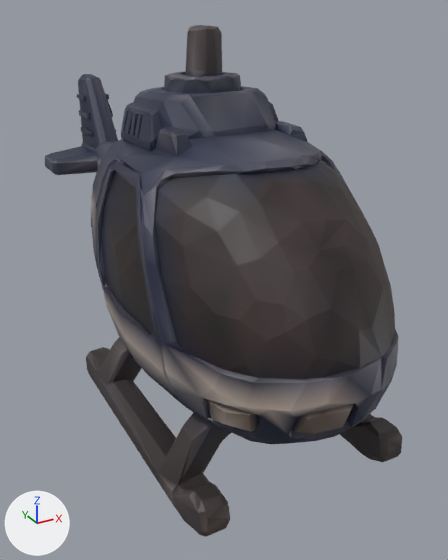
The glTF model public/models/prop_heli.glb: old version first, new version second.
Rendered twice from a 50 mm lens placed at (-4.42, -9.77, 6.54), pointed at (0.5, -0.82, 2.07). Lighting does not change. The marker at lower left points along +X, +Y and +Z. The picture after the commit comes second. Where no turn or scale is listed for an object, it has been applied to the vertices.
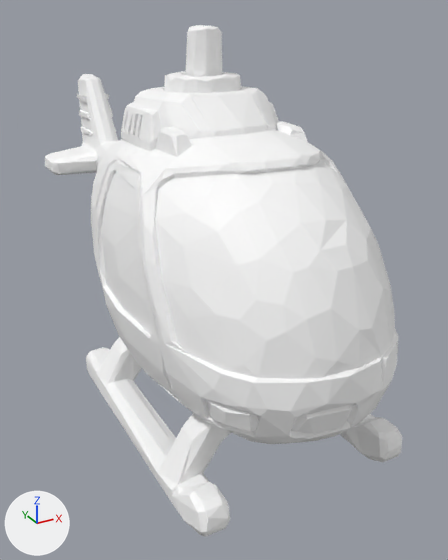
What changed in the scene script:
```text
Change mat_material_0:
    where n0 = _N.new('ShaderNodeBsdfPrincipled'); n0.name = 'Principled BSDF'
    add n0.inputs[0].default_value = (1.0, 1.0, 1.0, 1.0)  # 'Base Color', white #ffffff
    remove n2 = _N.new('ShaderNodeVertexColor'); n2.name = 'Color Attribute'
    remove _L.new(n2.outputs[0], n0.inputs[0])  # 'Color' to 'Base Color'
```

Where the change shows, as pixel boxes [x1, y1, x2, y2] in the pictures (448 x 560 px):
'Mesh_0', recoloured (lighter): [45, 25, 402, 537] in both
